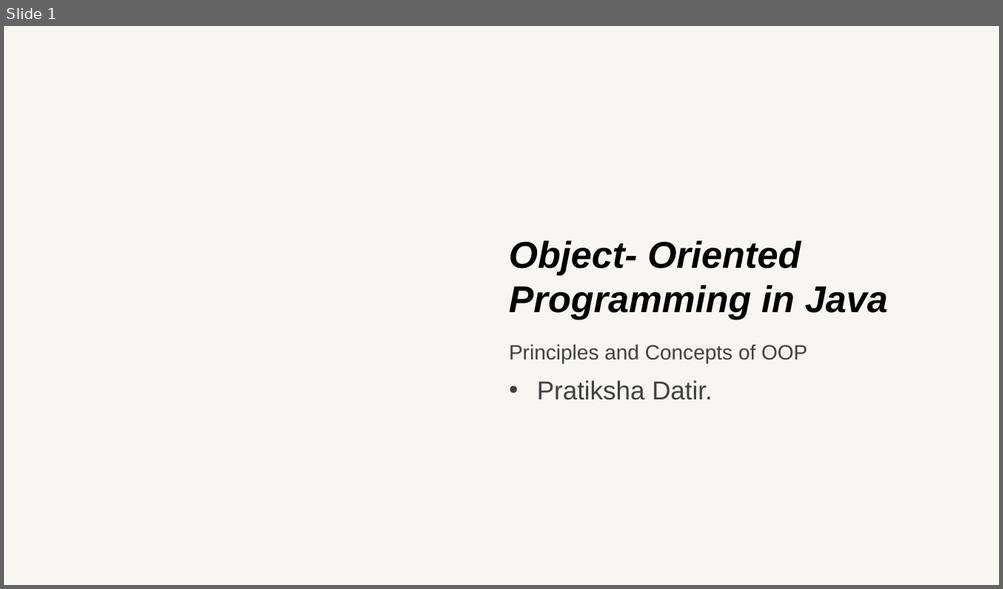
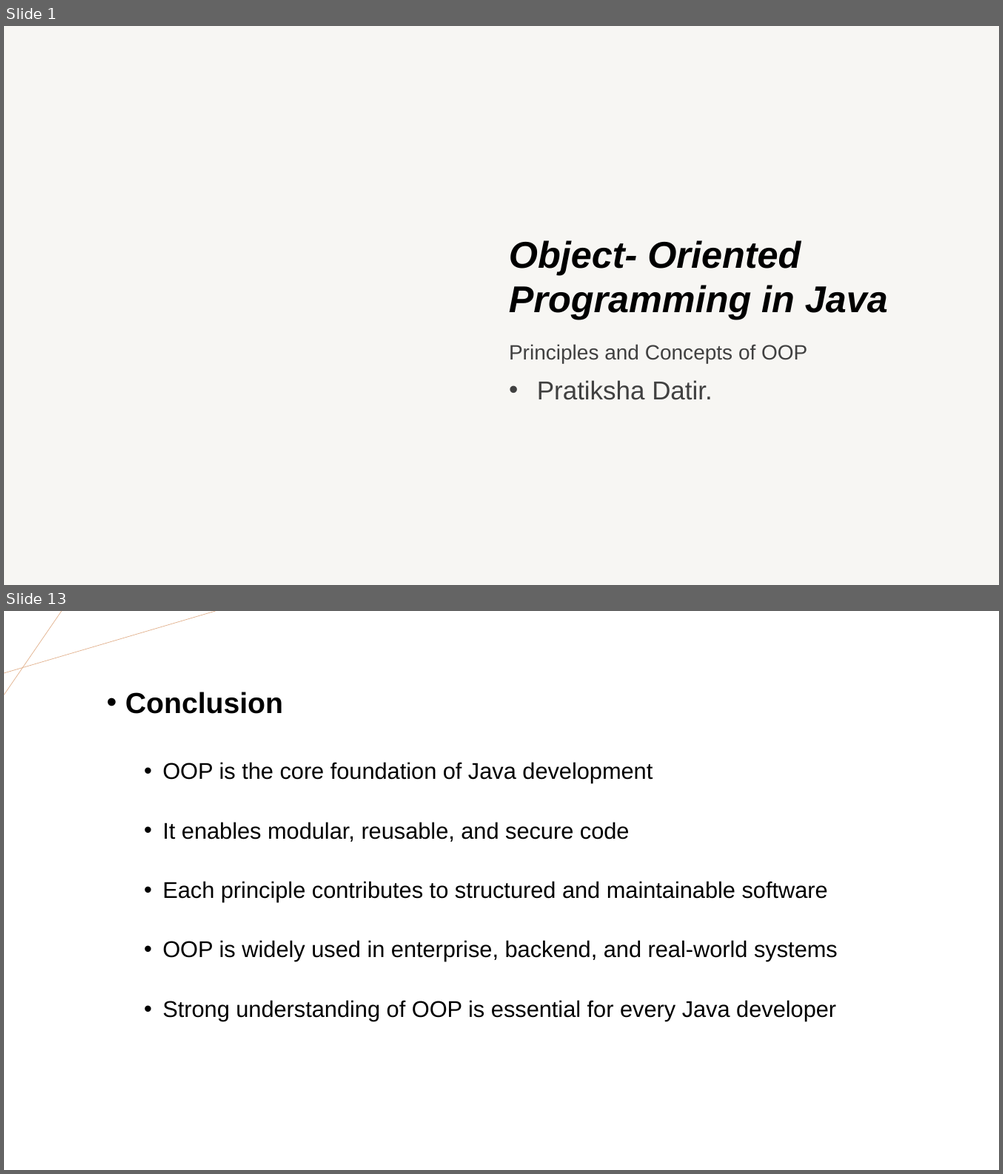
Before and after one commit to PratikshaRDatir/Presentation, a slide deck: Object-Oriented Programming in Java.pptx. Shown one above the other, each under a label of ours: slide 1 before the commit, slides 1 and 13 after it; the slides between them are not shown. The pictures are 1003x589 and 1003x1174 pixels, drawn with LibreOffice and Linux fonts; fonts in the diff are those of the drawing; background and template pictures are left out. Boxes give left, top, right and bottom in pixels: in the first picture for what was removed or moved away, otherwise in the second. Text is boxed around its words. In the diff, an @@ line names an element or a change of style, - is before the commit and + after.

```diff
--- a/Object-Oriented Programming in Java.pptx
+++ b/Object-Oriented Programming in Java.pptx
@@ slide 13 added at box(4, 611, 999, 1170), background #FFFFFF @@
@@ line added from (4, 673) to (215, 611), #E2B18D 0.5 pt @@
@@ line added from (62, 611) to (4, 695), #E2B18D 0.5 pt @@
@@ text added at box(125, 692, 837, 1021), 22 pt, text #000000 @@
+• Conclusion
+  • OOP is the core foundation of Java development
+  • It enables modular, reusable, and secure code
+  • Each principle contributes to structured and maintainable software
+  • OOP is widely used in enterprise, backend, and real-world systems
+  • Strong understanding of OOP is essential for every Java developer
```
Also in this commit, not shown: 10 slides changed, 2 other slides added, 1 slide removed.
